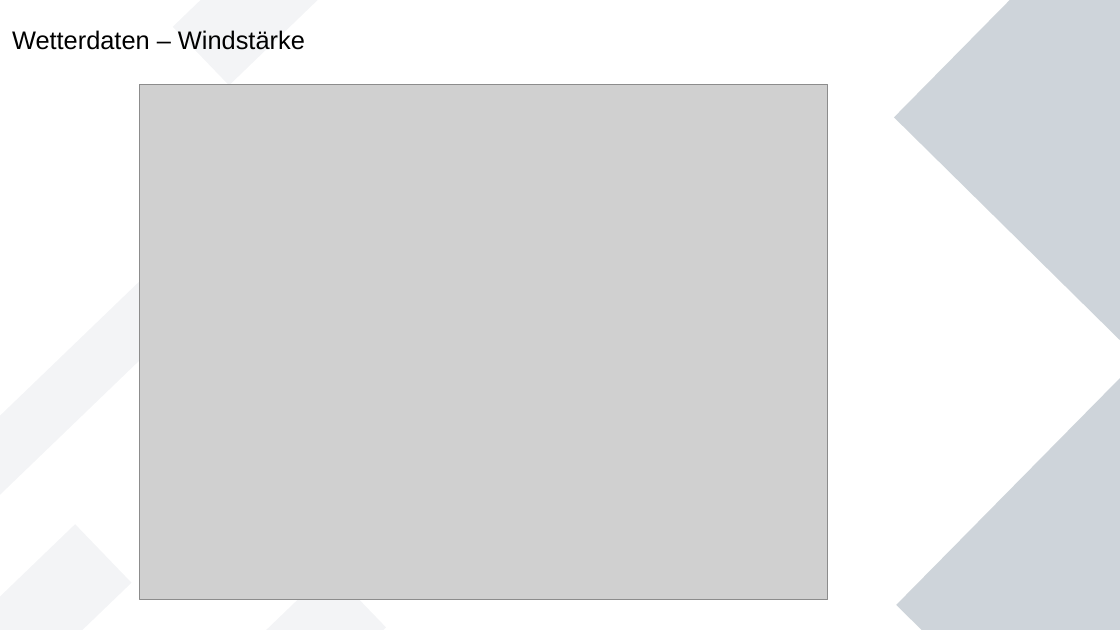
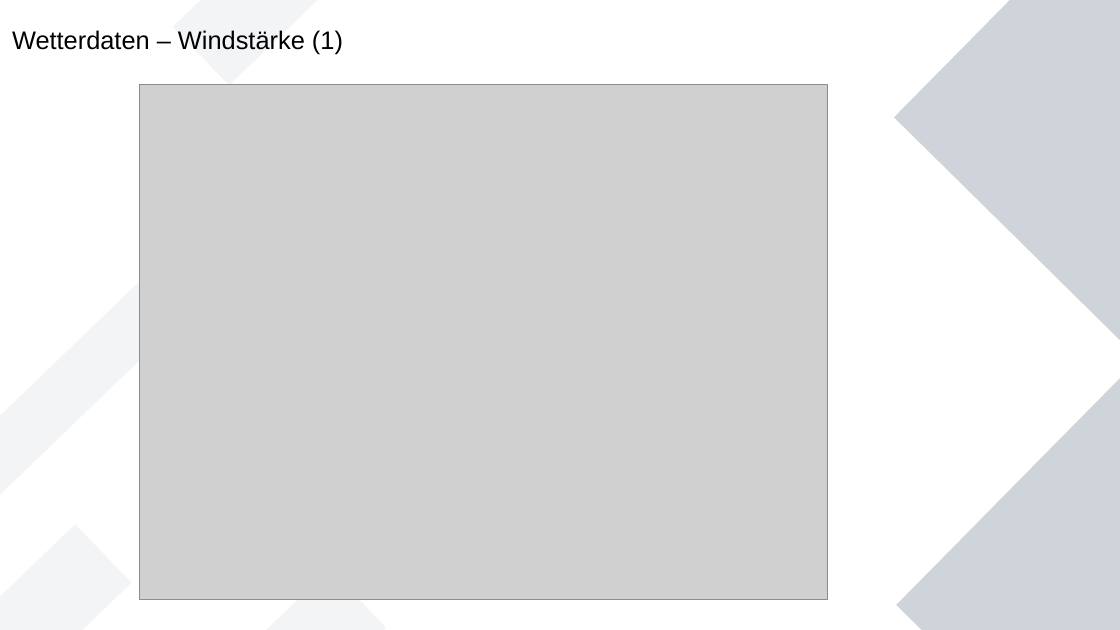
Before and after one commit to Wade-Sys/wma, a slide deck: slide 9 of analyse/Erste_Analysen.odp (slide 7 before the commit). Drawn at 1120x630 pixels with LibreOffice and Linux fonts; fonts in the diff are those of the drawing; grey boxes stand for pictures. Boxes give left, top, right and bottom in pixels: in the first picture for what was removed or moved away, otherwise in the second. Text is boxed around its words. In the diff, an @@ line names an element or a change of style, - is before the commit and + after.

```diff
--- a/analyse/Erste_Analysen.odp
+++ b/analyse/Erste_Analysen.odp
@@ title at <box>12,30,343,55</box>: text changed @@
-Wetterdaten – Windstärke
+Wetterdaten – Windstärke (1)
```
Also in this commit, not shown: 2 other slides changed, 13 slides added, 1 slide removed, 17 other files.
